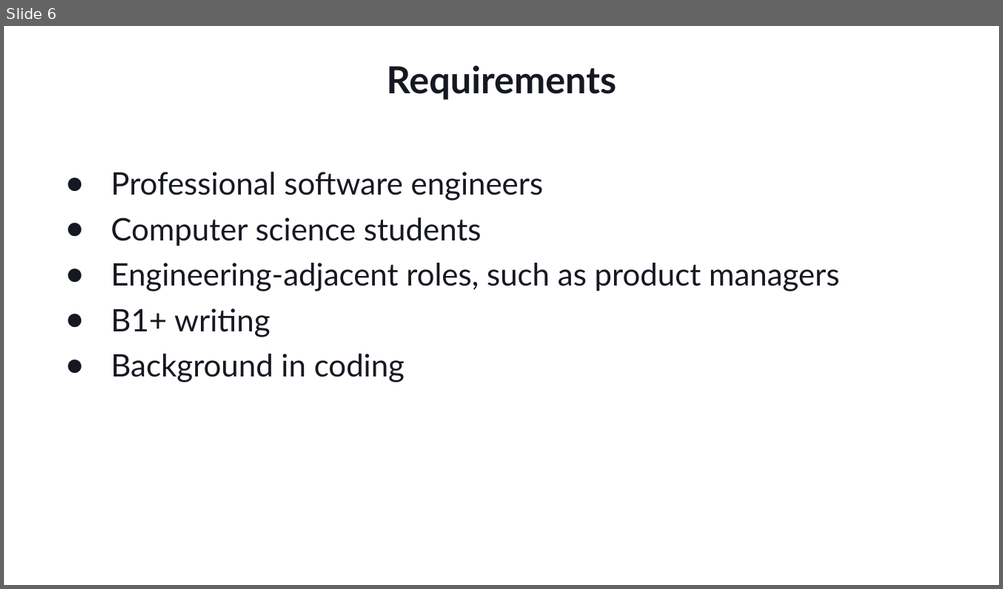
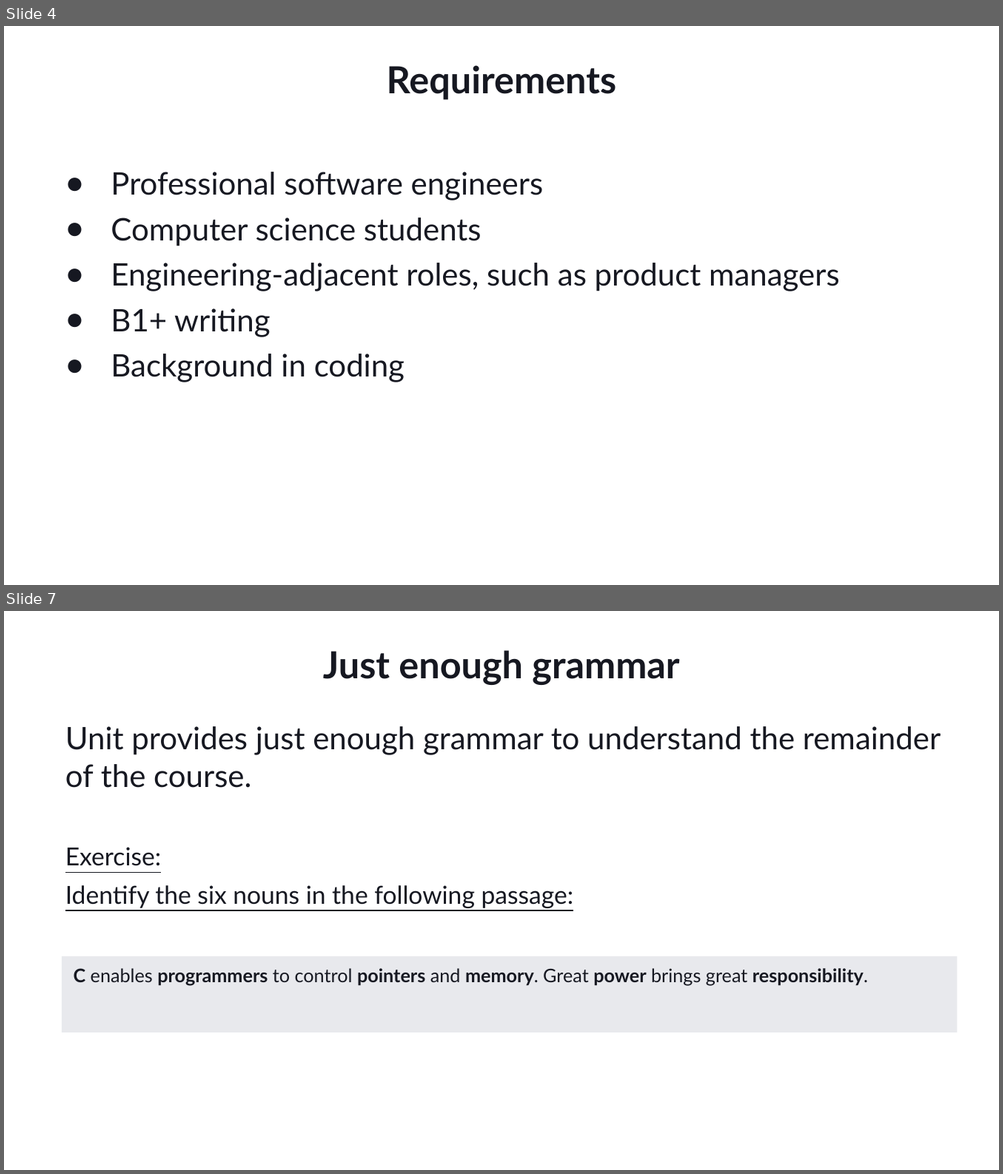
Before and after one commit to Ungerfall/ungerfall.github.io, a slide deck: presentation/tech-writing/tech-writing-azure-static-web-apps.pptx. Shown one above the other, each under a label of ours: slide 6 before the commit, slides 4 and 7 after it; the slides between them are not shown. The pictures are 1003x589 and 1003x1174 pixels, drawn with LibreOffice and Linux fonts; fonts in the diff are those of the drawing; background and template pictures are left out. Boxes give left, top, right and bottom in pixels: in the first picture for what was removed or moved away, otherwise in the second. Text is boxed around its words. In the diff, an @@ line names an element or a change of style, - is before the commit and + after.

Commit message:
Add first exercises

```diff
--- a/presentation/tech-writing/tech-writing-azure-static-web-apps.pptx
+++ b/presentation/tech-writing/tech-writing-azure-static-web-apps.pptx
@@ slide 7 added at (4, 611, 999, 1170), background #FFFFFF @@
@@ title added at (323, 650, 679, 685), 36 pt, text #161821, bold @@
+Just enough grammar
@@ text added at (65, 726, 940, 788), 30 pt, text #161821 @@
+Unit provides just enough grammar to understand the remainder of the course.
@@ text added at (65, 847, 574, 908), 24 pt, text #161821, underline @@
+Exercise:
+Identify the six nouns in the following passage:
@@ rectangle added at (62, 957, 957, 1033), fill #E8E9ED, 18 pt, text #161821, bold @@
+C enables programmers to control pointers and memory. Great power brings great responsibility.
@@ what was slide 6 is now slide 4 @@
```
Also in this commit, not shown: 5 other slides added, 2 slides removed, 1 other file.
